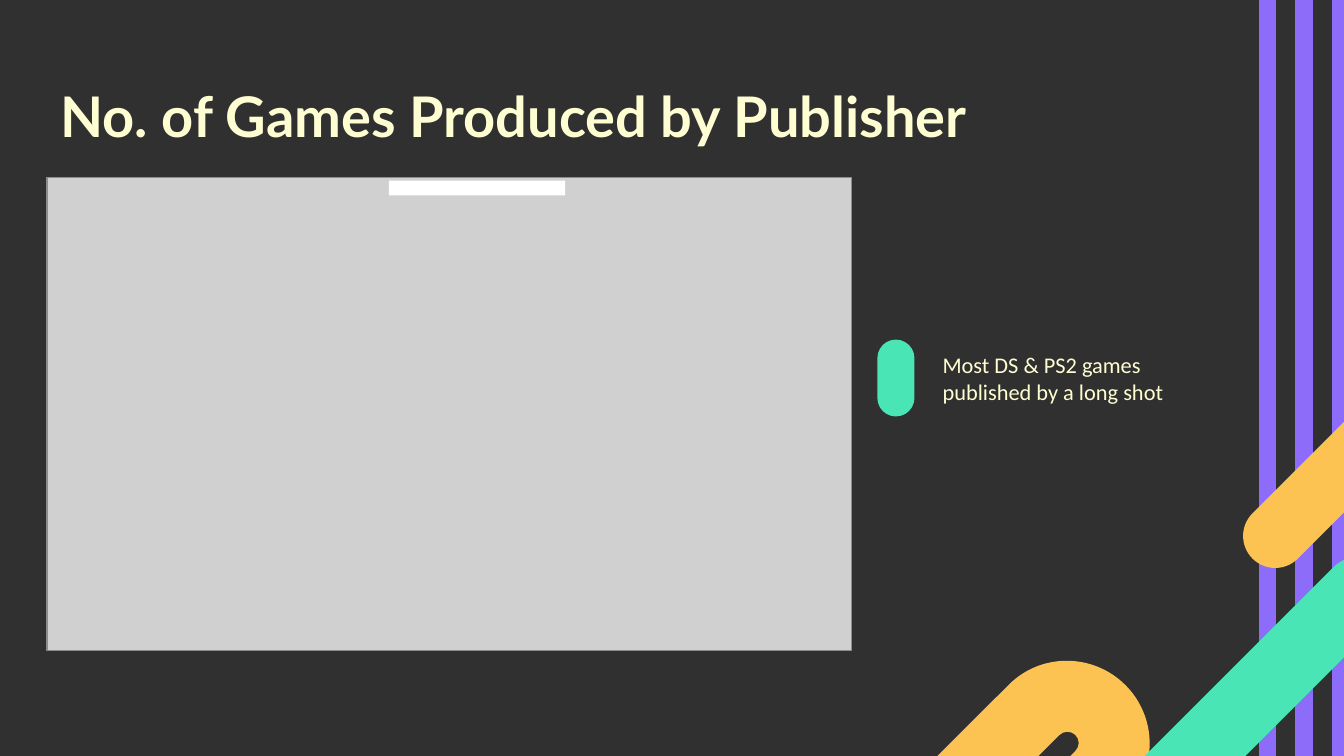
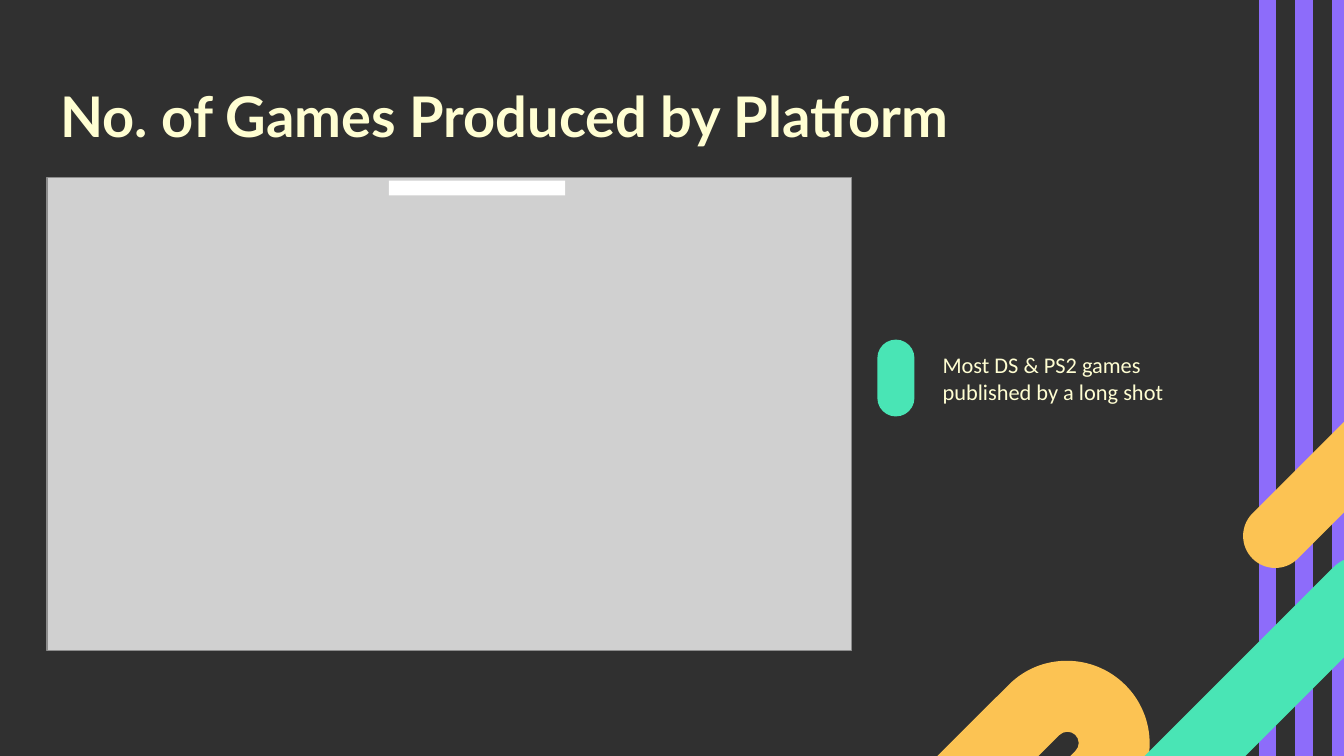
Before and after one commit to kekgan/Video-Games-Sales-Analysis, a slide deck: slide 14 of VG-sales-analysis-slides.pptx. Drawn at 1344x756 pixels with LibreOffice and Linux fonts; fonts in the diff are those of the drawing; grey boxes stand for pictures. Boxes give left, top, right and bottom in pixels: in the first picture for what was removed or moved away, otherwise in the second. Text is boxed around its words. In the diff, an @@ line names an element or a change of style, - is before the commit and + after.

```diff
--- a/VG-sales-analysis-slides.pptx
+++ b/VG-sales-analysis-slides.pptx
@@ title at [60,95,949,147]: text changed @@
-No. of Games Produced by Publisher
+No. of Games Produced by Platform
```
Also in this commit, not shown: 4 other slides changed, 2 slides removed.
